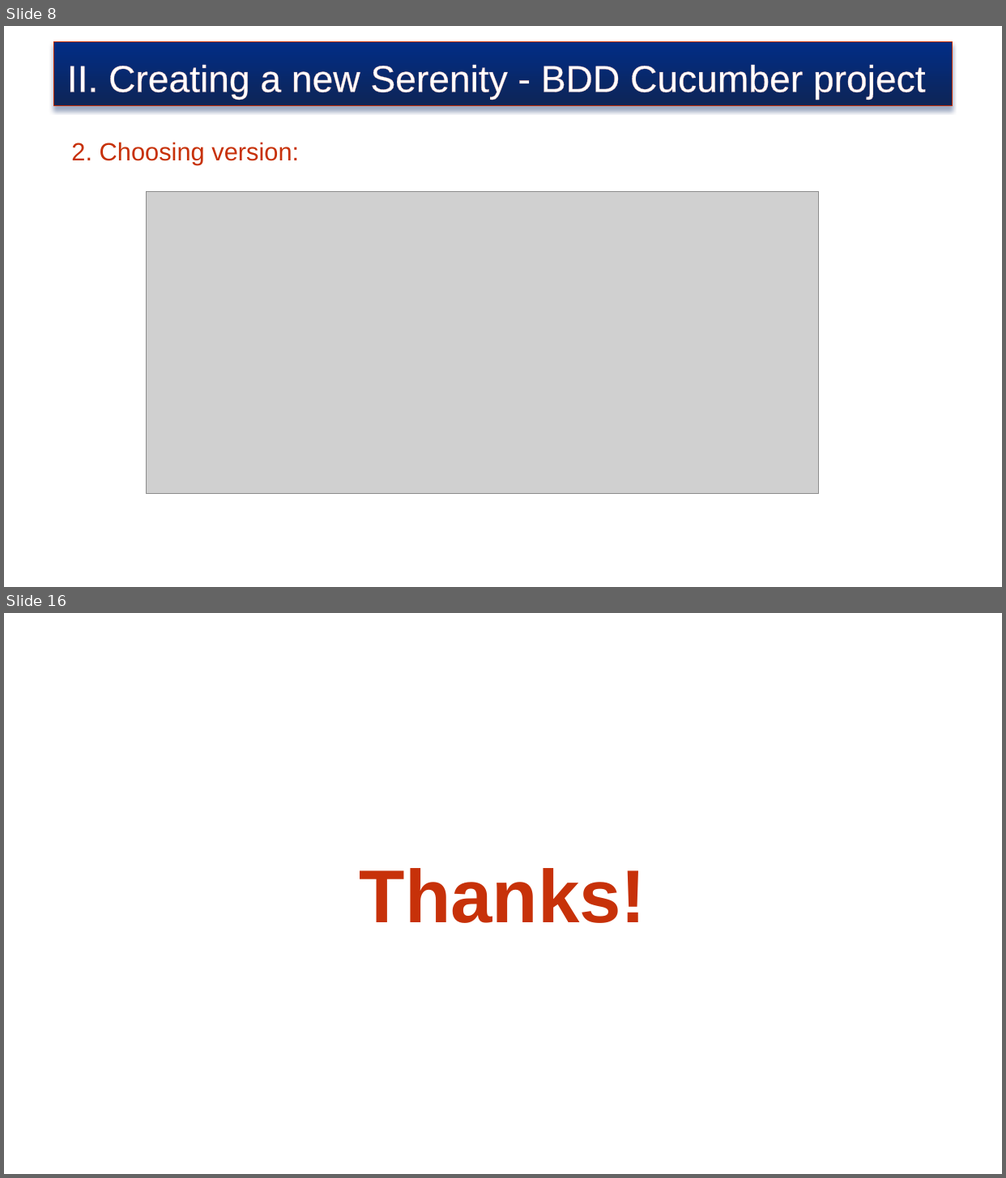
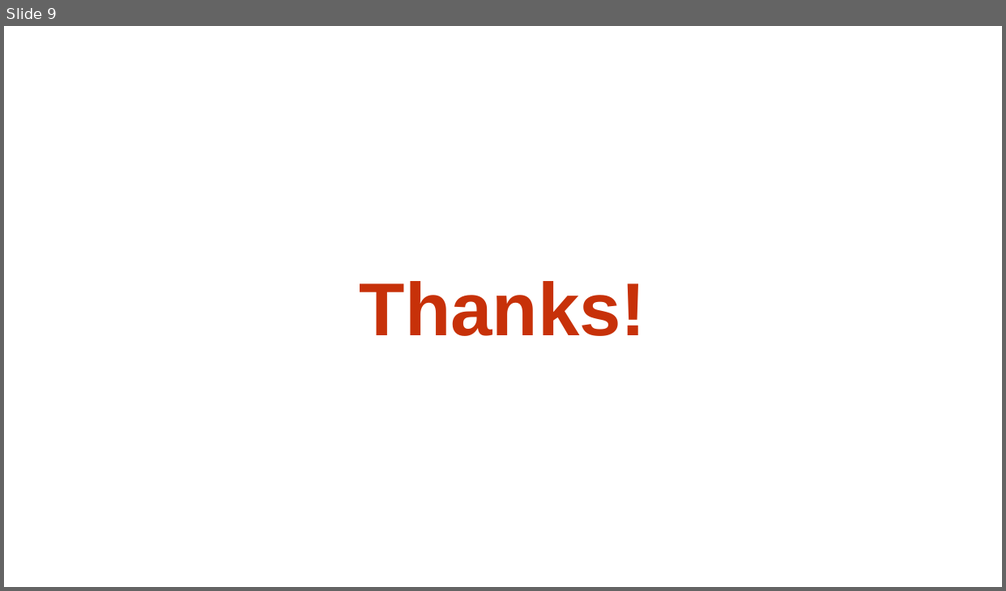
Before and after one commit to truyenkv/sharing, a slide deck: Sharing.pptx. Shown one above the other, each under a label of ours: slides 8 and 16 before the commit, slide 9 after it; the slides between them are not shown. The pictures are 1006x1178 and 1006x591 pixels, drawn with LibreOffice and Linux fonts; fonts in the diff are those of the drawing; grey boxes stand for pictures; background and template pictures are left out. Boxes give left, top, right and bottom in pixels: in the first picture for what was removed or moved away, otherwise in the second. Text is boxed around its words. In the diff, an @@ line names an element or a change of style, - is before the commit and + after.

```diff
--- a/Sharing.pptx
+++ b/Sharing.pptx
@@ slide 8 removed at [4,26,1002,587], background picture (left out) @@
@@ rectangle removed at [54,41,953,106] @@
-II. Creating a new Serenity - BDD Cucumber project
@@ text removed at [71,142,299,165] @@
-2. Choosing version:
@@ picture removed at [147,191,819,494] @@
@@ what was slide 16 is now slide 9 @@
```
Also in this commit, not shown: 4 slides changed, 4 slides added, 10 other slides removed.
